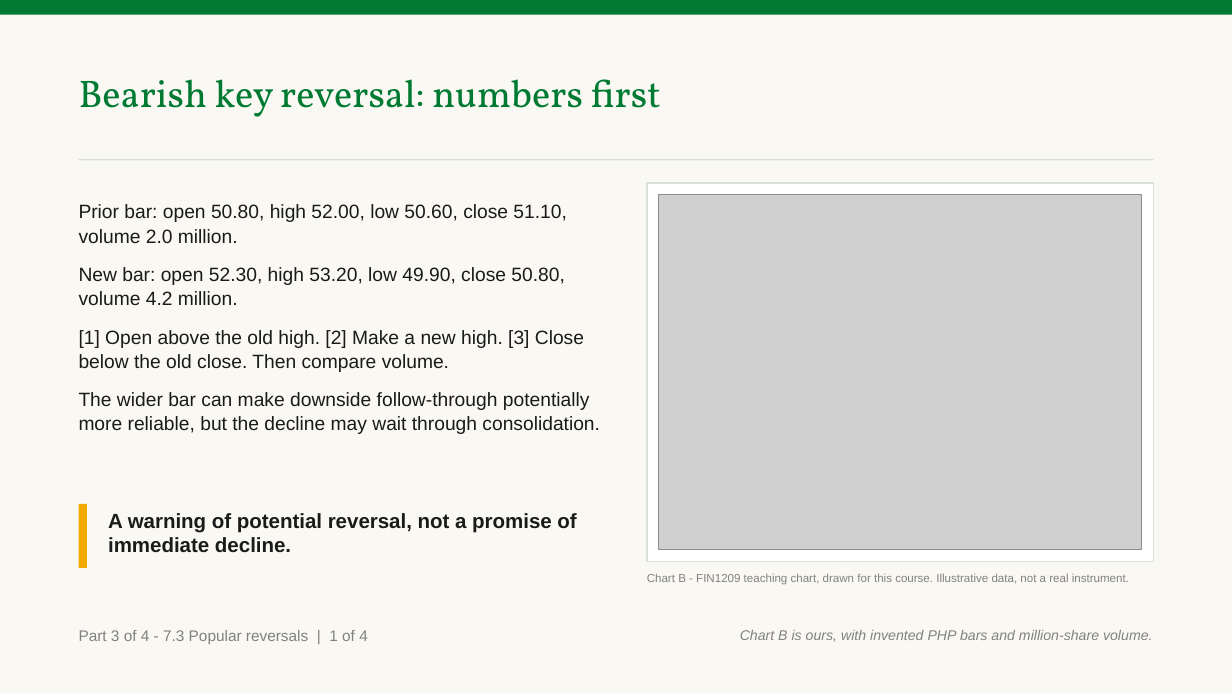
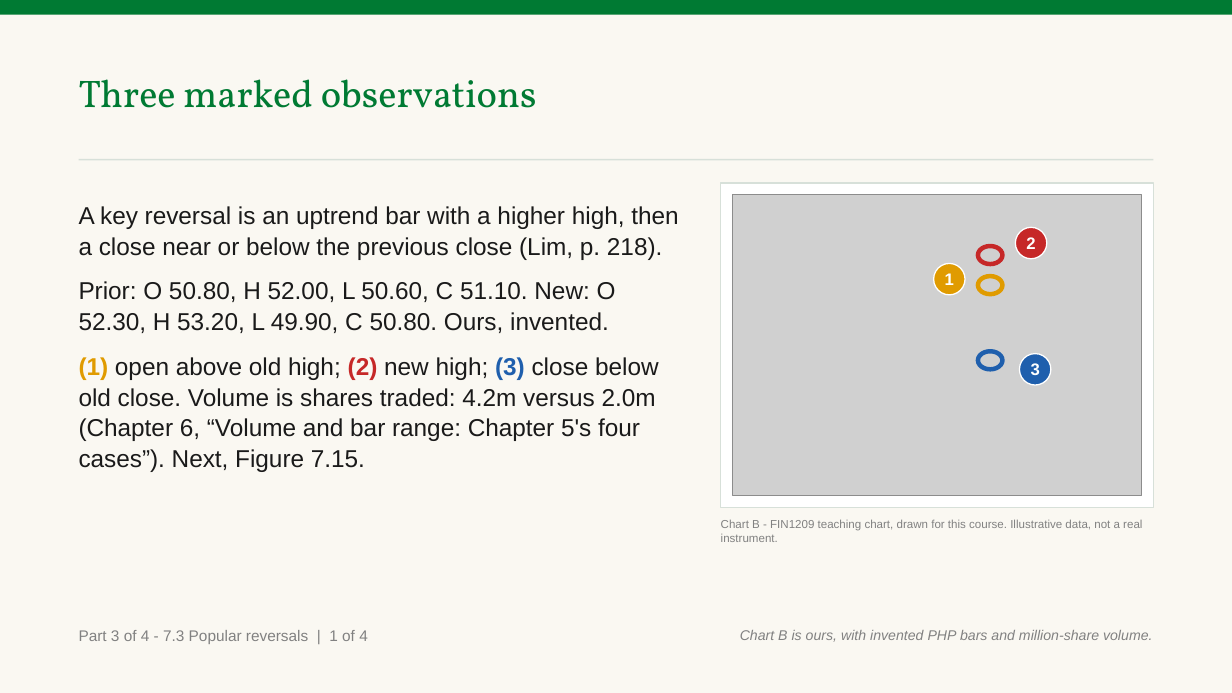
Before and after one commit to benjiesotelo-sudo/Telos_FIN1209, a slide deck: slide 7 of chapter-07/FIN1209-Chapter-07.pptx. Drawn at 1232x693 pixels with LibreOffice and Linux fonts; fonts in the diff are those of the drawing; grey boxes stand for pictures. Boxes give left, top, right and bottom in pixels: in the first picture for what was removed or moved away, otherwise in the second. Text is boxed around its words. In the diff, an @@ line names an element or a change of style, - is before the commit and + after.

Commit message:
Complete Chapter 7 sample review fixes

```diff
--- a/chapter-07/FIN1209-Chapter-07.pptx
+++ b/chapter-07/FIN1209-Chapter-07.pptx
@@ text at (79, 79, 537, 108): text changed @@
-Bearish key reversal: numbers first
+Three marked observations
@@ text at (79, 206, 678, 472): text changed; size 15 to 19 pt @@
-Prior bar: open 50.80, high 52.00, low 50.60, close 51.10, volume 2.0 million.
-New bar: open 52.30, high 53.20, low 49.90, close 50.80, volume 4.2 million.
-[1] Open above the old high. [2] Make a new high. [3] Close below the old close. Then compare volume.
-The wider bar can make downside follow-through potentially more reliable, but the decline may wait through consolidation.
+A key reversal is an uptrend bar with a higher high, then a close near or below the previous close (Lim, p. 218).
+Prior: O 50.80, H 52.00, L 50.60, C 51.10. New: O 52.30, H 53.20, L 49.90, C 50.80. Ours, invented.
+(1) open above old high; (2) new high; (3) close below old close. Volume is shares traded: 4.2m versus 2.0m (Chapter 6, “Volume and bar range: Chapter 5's four cases”). Next, Figure 7.15.
@@ rectangle: place and size @@
-rectangle at (647, 183, 1153, 562)
+rectangle at (721, 183, 1153, 507)
@@ picture: place and size @@
-picture at (659, 195, 1141, 550)
+picture at (733, 195, 1141, 495)
@@ ellipse added at (1016, 227, 1047, 259), fill #C62828, outline #FFFFFF 1 pt, 13 pt, text #FFFFFF, bold @@
+2
@@ ellipse added at (933, 263, 965, 295), fill #E09B00, outline #FFFFFF 1 pt, 13 pt, text #FFFFFF, bold @@
+1
@@ ellipse added at (978, 246, 1003, 264), outline #C62828 3.5 pt @@
@@ ellipse added at (978, 276, 1003, 295), outline #E09B00 3.5 pt @@
@@ ellipse added at (978, 351, 1003, 370), outline #1F5FAD 3.5 pt @@
@@ ellipse added at (1019, 354, 1051, 385), fill #1F5FAD, outline #FFFFFF 1 pt, 13 pt, text #FFFFFF, bold @@
+3
@@ rectangle removed at (79, 504, 87, 567) @@
@@ text removed at (108, 513, 576, 553) @@
-A warning of potential reversal, not a promise of immediate decline.
@@ text "Chart B - FIN1209 teaching ..." rewrapped from (647, 573, 1129, 585) to (721, 519, 1142, 542) @@
```
Also in this commit, not shown: 6 other slides changed, 3 other files.
